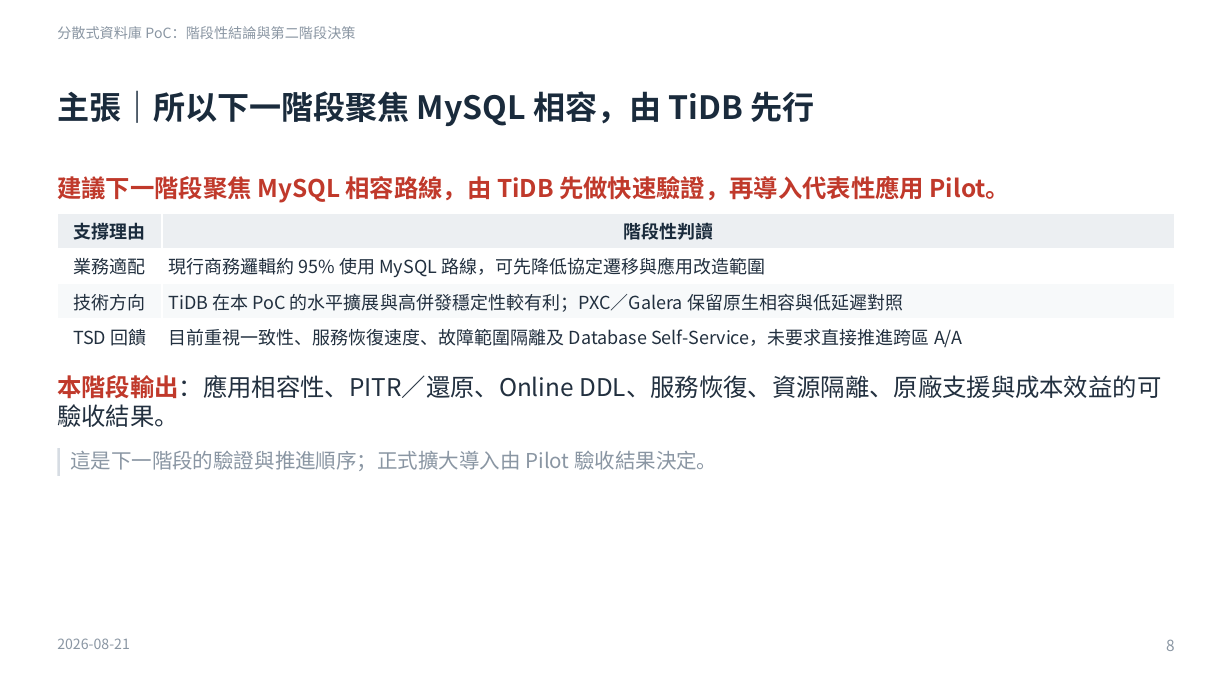
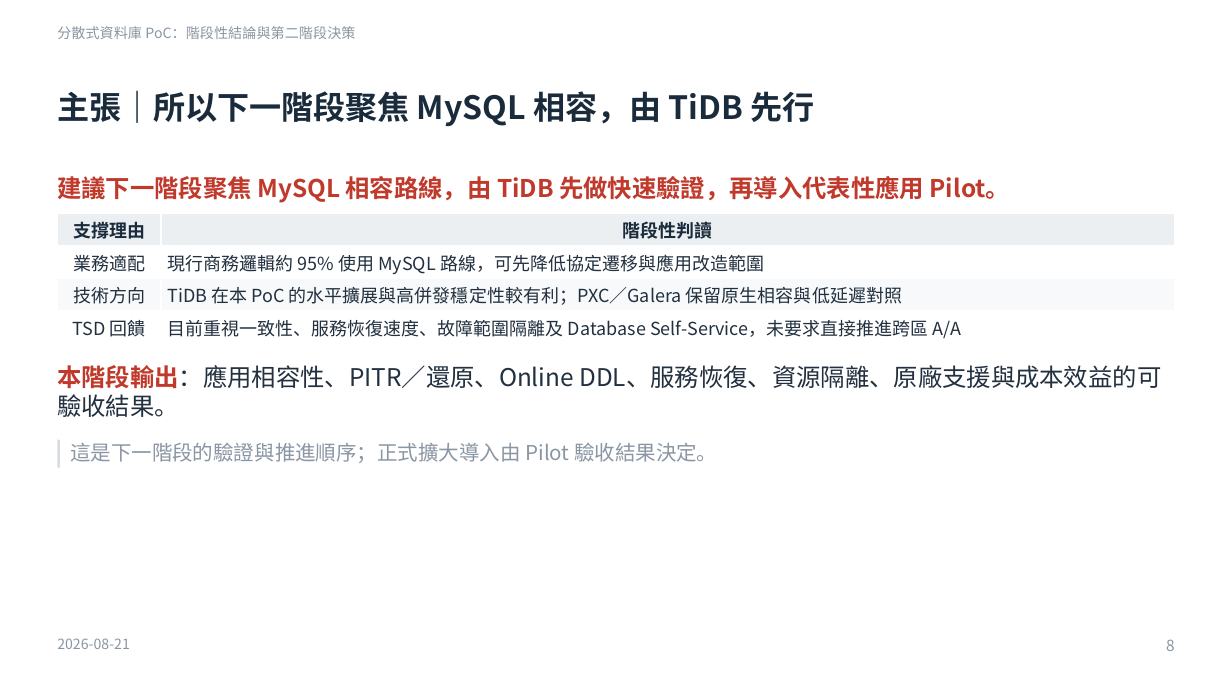
Before and after one commit to heavenruler/dba_career, a slide deck: slide 8 of poc/1_MeetingMinutes/0821_slide.pptx. Drawn at 1232x693 pixels with LibreOffice and Linux fonts; fonts in the diff are those of the drawing. Boxes give left, top, right and bottom in pixels: in the first picture for what was removed or moved away, otherwise in the second. Text is boxed around its words. In the diff, an @@ line names an element or a change of style, - is before the commit and + after.

```diff
--- a/poc/1_MeetingMinutes/0821_slide.pptx
+++ b/poc/1_MeetingMinutes/0821_slide.pptx
@@ table: place and size @@
-table at box(57, 213, 1175, 354)
+table at box(57, 213, 1175, 344)
@@ 2 texts, 1 rectangle: place and size @@
-2 texts, 1 rectangle at box(57, 375, 1161, 476)
+2 texts, 1 rectangle at box(57, 365, 1161, 469)
```
Also in this commit, not shown: 16 other slides changed, 1 other file.
